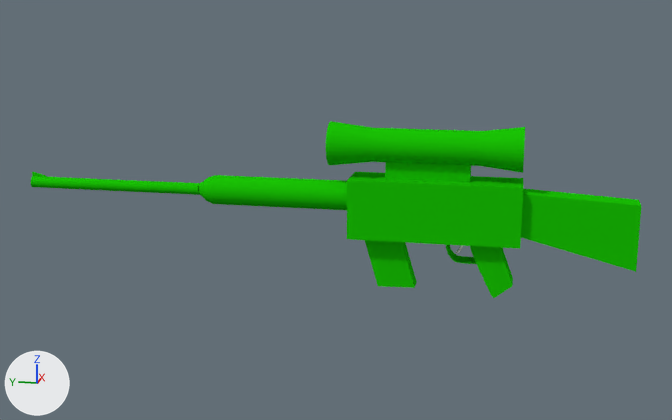
One commit to the Blender file shooter/assets/Models/weapons/untitled.blend: the scene before it, then after it.
The view is the same before and after, from a 50 mm lens placed at (-48.0, -4.8, 10.0), pointed at (0.2, 4.8, -2.0). Arrows for +X, +Y and +Z are at lower left; the lights stay in place.
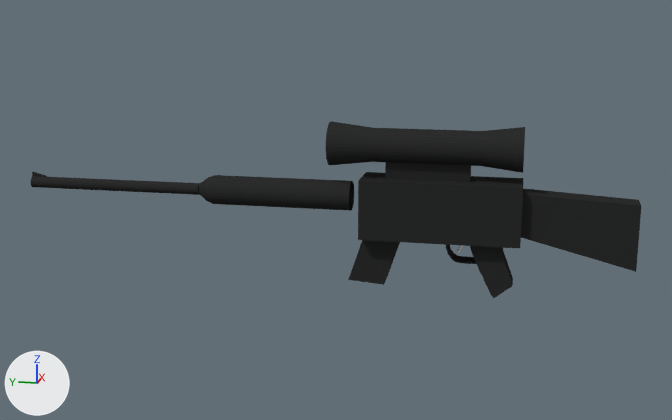
Pixel boxes [x1, y1, x2, y2] of what changed, in the pictures (672 x 420 px):
'Cylinder', recoloured, reshaped (green to black): [31, 121, 641, 298] in both
part 1 of me_cylinder, built on: before [347, 172, 523, 288]; after [348, 172, 523, 285]

Diff of the bpy script that builds the scene:
```diff
--- a/shooter/assets/Models/weapons/untitled.blend.py
+++ b/shooter/assets/Models/weapons/untitled.blend.py
@@ mat_gunmaterial @@
 mat_gunmaterial = diffuse_material('GunMaterial')
-mat_gunmaterial.base_color = (0.0105, 0.56, 0.00159)  # green #1ac505
+mat_gunmaterial.base_color = (0.0265, 0.0272, 0.0272)  # black #2d2e2e
@@ me_cylinder @@
 # used by ob_cylinder; location = (0.01, -3.4, 1.67); rotation_euler = (1.571, 0.0, 0.0), in degrees (90, 0, 0); scale = (0.9, 0.9, 0.9)
-me_cylinder.from_pydata(...)  # 1116 vertices, 1012 faces; spans x -1.3..1.4, y -8.8..1.3, z -28.8..8.3
+me_cylinder.from_pydata(...)  # 1857 vertices, 1737 faces; spans x -1.3..1.4, y -8.8..1.3, z -28.8..8.3
+# me_cylinder part 1: 4 vertices moved from x -0.5..0.6, y -8.5..-8.4, z -6.4..-4.2 to x -0.5..0.6, y -8.4..-8.2, z -8.2..-6.0; 4 vertices removed from x -1.3..1.4, y -5.5..-1.9, z -8.2; 745 vertices added at x -1.3..1.4, y -5.5..-1.9, z -7.5..1.9
 me_cylinder.materials.append(mat_gunmaterial)
```
